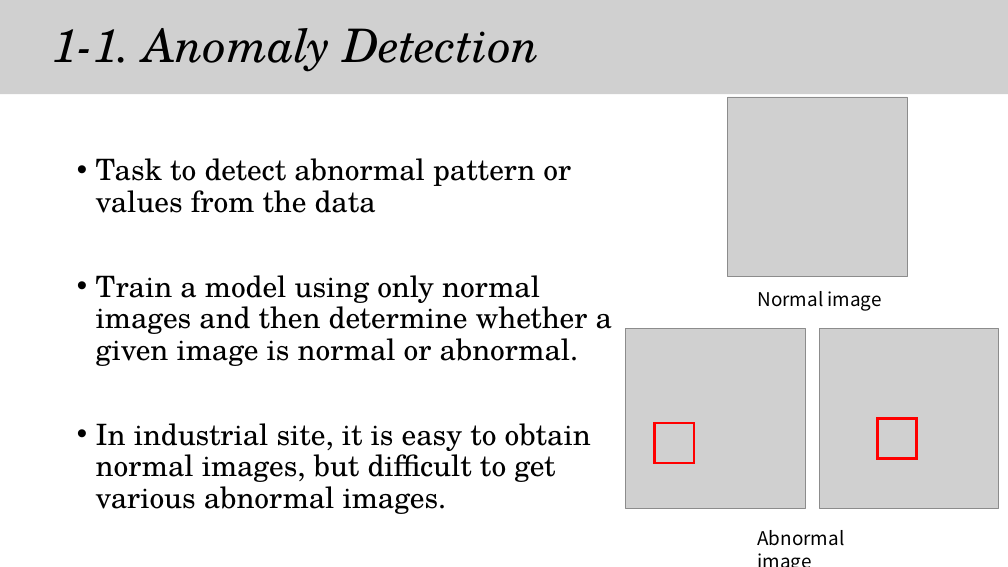
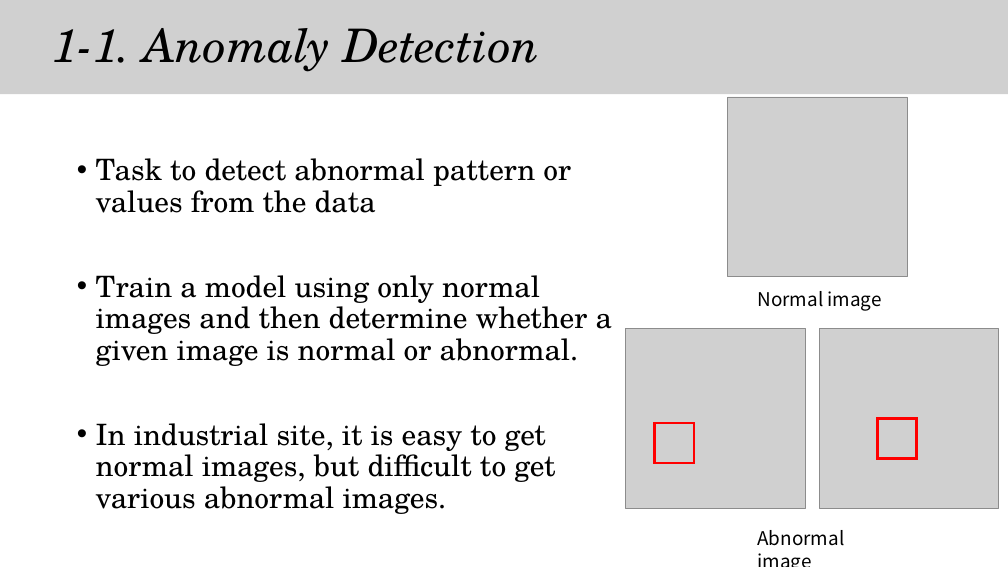
Before and after one commit to chroion/paper-review, a slide deck: slide 4 of Patch Distribution Modeling Framework for Anomaly Detection and Localization/Patch Distribution Modeling Framework for Anomaly Detection and Localization(eng).pptx. Drawn at 1008x567 pixels with LibreOffice and Linux fonts; fonts in the diff are those of the drawing; grey boxes stand for pictures. Boxes give left, top, right and bottom in pixels: in the first picture for what was removed or moved away, otherwise in the second. Text is boxed around its words. In the diff, an @@ line names an element or a change of style, - is before the commit and + after.

```diff
--- a/Patch Distribution Modeling Framework for Anomaly Detection and Localization/Patch Distribution Modeling Framework for Anomaly Detection and Localization(eng).pptx
+++ b/Patch Distribution Modeling Framework for Anomaly Detection and Localization/Patch Distribution Modeling Framework for Anomaly Detection and Localization(eng).pptx
@@ text at (96, 423, 555, 514): text changed @@
-• In industrial site, it is easy to obtain normal images, but difficult to get various abnormal images.
+• In industrial site, it is easy to get normal images, but difficult to get various abnormal images.
```
Also in this commit, not shown: 3 other slides changed, 1 other file.
